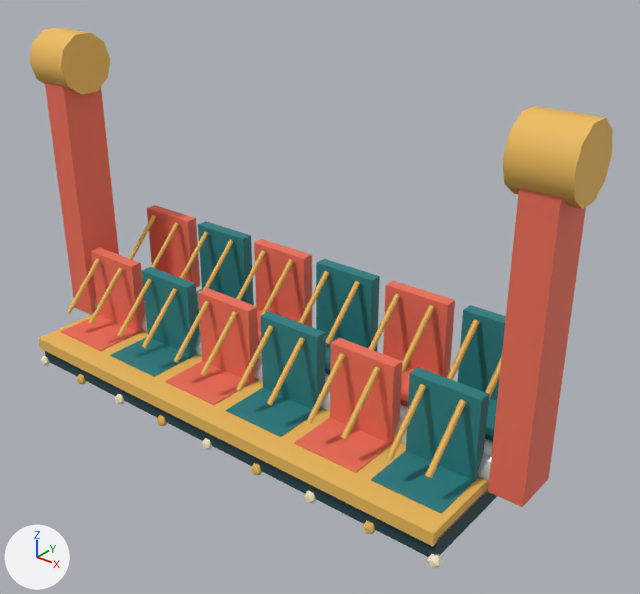
Renders of the glTF model games/brightway-park/public/art/models/ride_topspin_motion.glb from each side of a commit.
Rendered twice from a 50 mm lens placed at (4.94, -5.45, 1.73), pointed at (0.5, 0.09, -1.7). The axes (+X, +Y, +Z) are drawn at lower left. The lights are the same throughout. The older version comes first. Where no turn or scale is listed for an object, it has been applied to the vertices.

The first picture shows 'ride_topspin_motion_0', 'ride_topspin_motion_1', 'ride_topspin_motion_2', 'ride_topspin_motion_3', 'ride_topspin_motion_4' and 1 more.
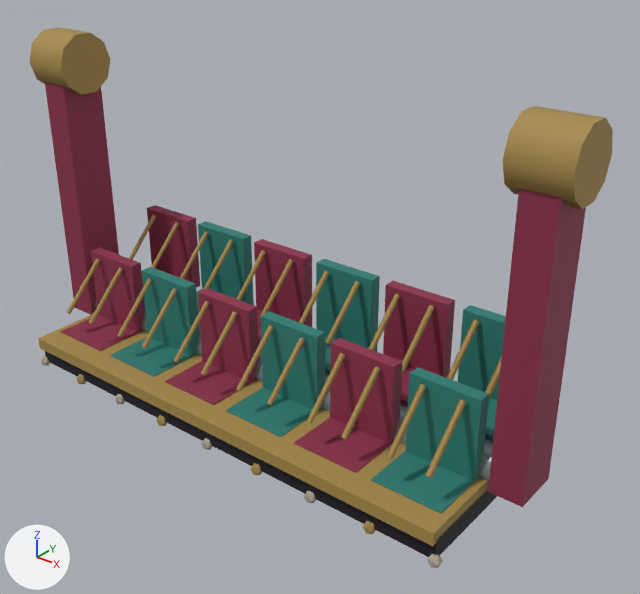
Changed parts and their boxes [x1, y1, x2, y2] in the pictures (640 x 594 px):
```json
{"object": "ride_topspin_motion_0", "change": "recoloured", "before": [45, 82, 586, 507], "after": [45, 82, 586, 507], "on screen": "darker"}
{"object": "ride_topspin_motion_1", "change": "recoloured", "before": [29, 27, 613, 546], "after": [29, 27, 613, 546]}
```

The change, as JSON lines over the scene's bpy script:
```json
{"op": "set", "path": "mat_material_0.base_color", "old": "(0.863, 0.162, 0.0999)", "new": "(0.262, 0.0284, 0.0685)", "note": "red #ef7059 -> red #8c2f4a"}
{"op": "set", "path": "mat_material_1.base_color", "old": "(0.847, 0.503, 0.107)", "new": "(0.381, 0.254, 0.0685)", "note": "orange #edbc5c -> brown #a68a4a"}
```
